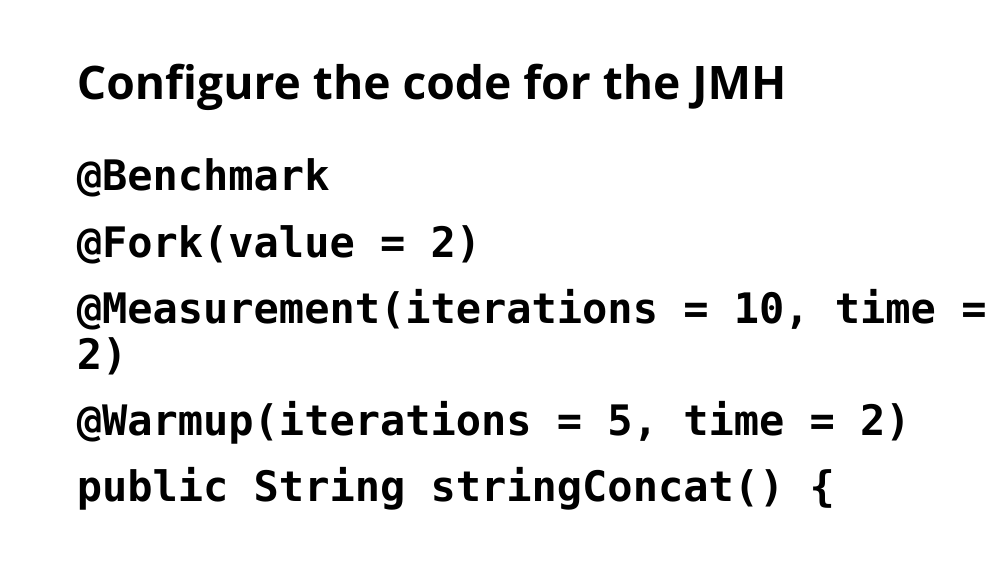
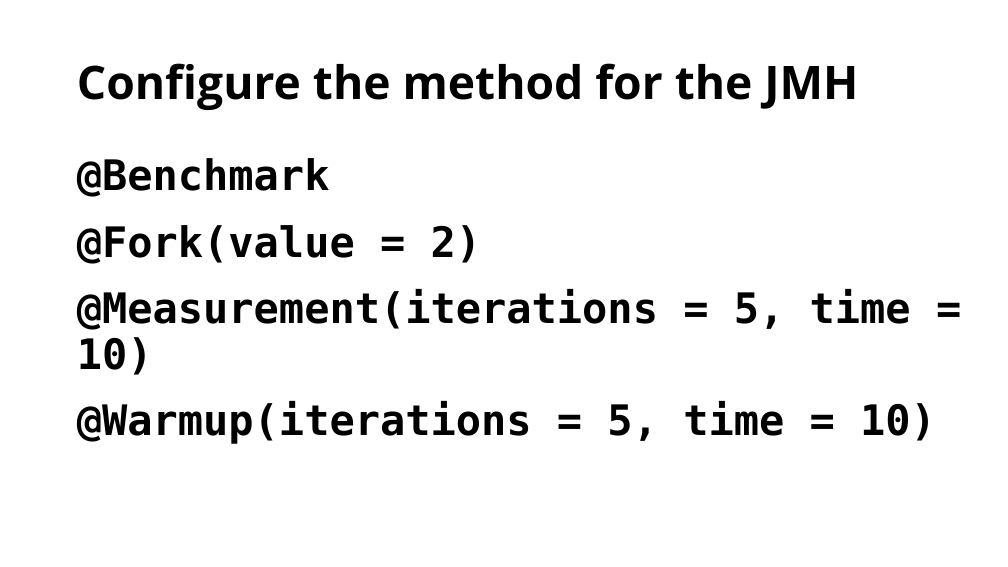
Before and after one commit to omniprof/collectionsperformance_v6, a slide deck: slide 24 of docs/JMH_Slides.pptx. Drawn at 1008x567 pixels with LibreOffice and Linux fonts; fonts in the diff are those of the drawing. Boxes give left, top, right and bottom in pixels: in the first picture for what was removed or moved away, otherwise in the second. Text is boxed around its words. In the diff, an @@ line names an element or a change of style, - is before the commit and + after.

Commit message:
Update to slides

```diff
--- a/docs/JMH_Slides.pptx
+++ b/docs/JMH_Slides.pptx
@@ title at box(77, 63, 858, 110): text changed @@
-Configure the code for the JMH
+Configure the method for the JMH
@@ text at box(77, 289, 936, 444): text changed @@
-@Measurement(iterations = 10, time = 2)
-@Warmup(iterations = 5, time = 2)
-public String stringConcat() {
+@Measurement(iterations = 5, time = 10)
+@Warmup(iterations = 5, time = 10)
```
Also in this commit, not shown: 3 other slides changed.
